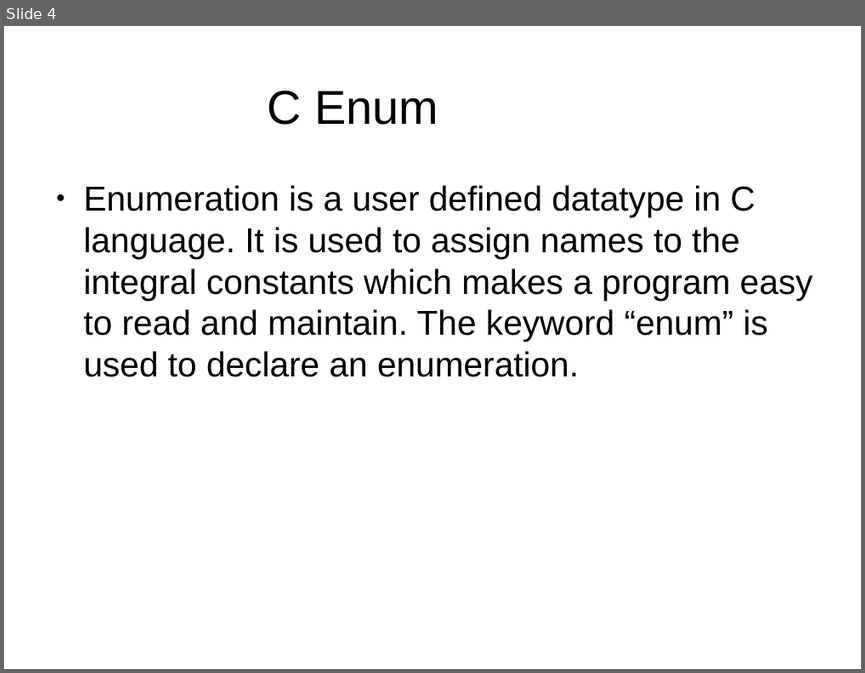
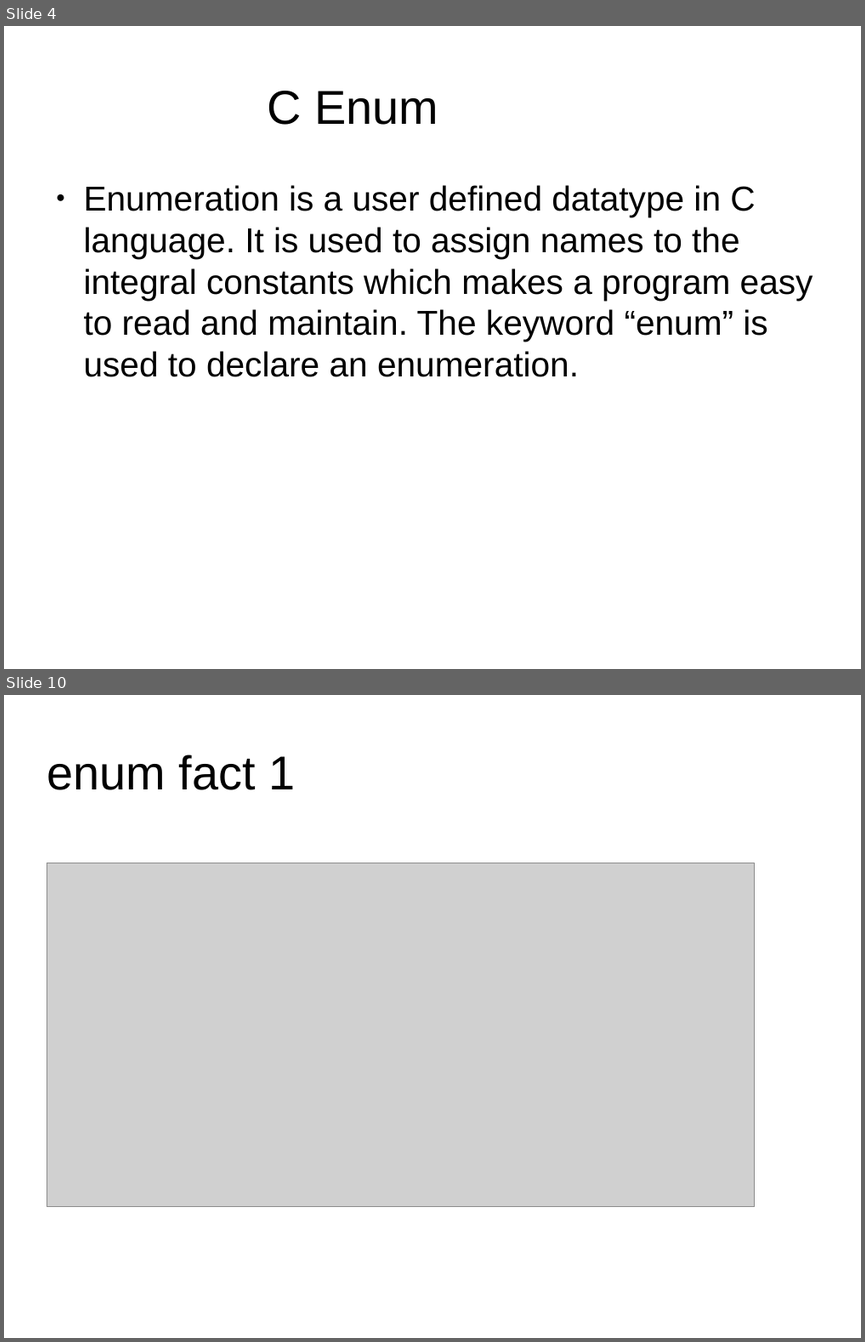
Before and after one commit to MandeepSinghey/c_online_learnings, a slide deck: c_c++_learnings.pptx. Shown one above the other, each under a label of ours: slide 4 before the commit, slides 4 and 10 after it; the slides between them are not shown. The pictures are 865x673 and 865x1342 pixels, drawn with LibreOffice and Linux fonts; fonts in the diff are those of the drawing; grey boxes stand for pictures; background and template pictures are left out. Boxes give left, top, right and bottom in pixels: in the first picture for what was removed or moved away, otherwise in the second. Text is boxed around its words. In the diff, an @@ line names an element or a change of style, - is before the commit and + after.

Commit message:
Added enum documentation and enum complete

```diff
--- a/c_c++_learnings.pptx
+++ b/c_c++_learnings.pptx
@@ slide 10 added at <box>4,695,861,1338</box>, background picture (left out) @@
@@ title added at <box>46,755,295,790</box>, 44 pt, text #000000 @@
+enum fact 1
@@ picture added at <box>46,863,755,1207</box> @@
```
Also in this commit, not shown: 1 slide changed, 9 other slides added.
